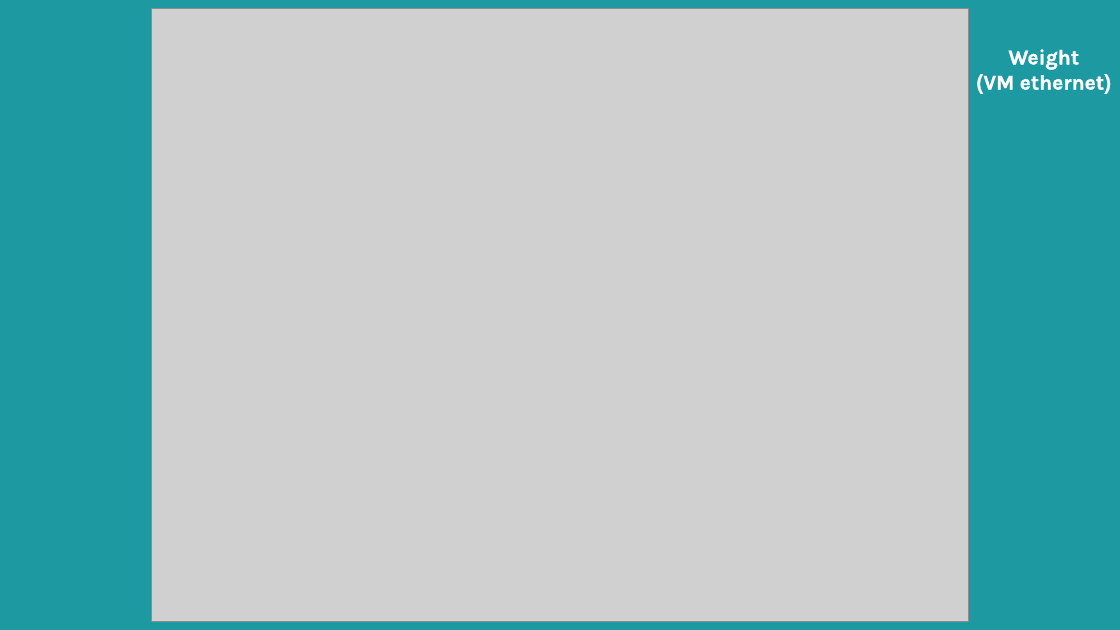
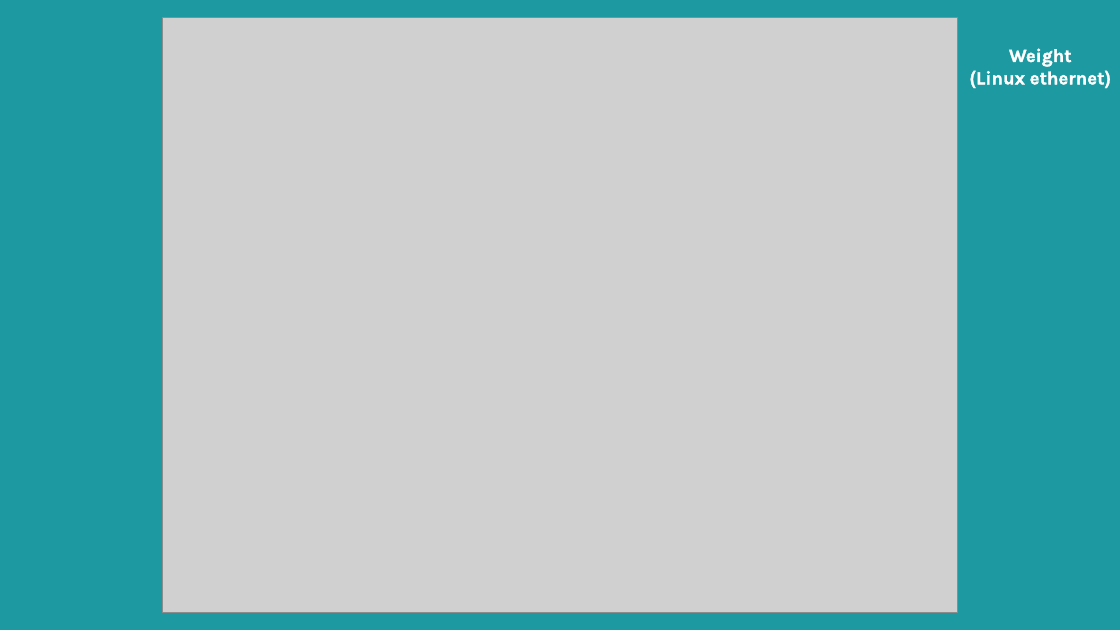
Before and after one commit to yoavhenig/Final-Project, a slide deck: slide 17 of מצגת הגנה.pptx (slide 16 before the commit). Drawn at 1120x630 pixels with LibreOffice and Linux fonts; fonts in the diff are those of the drawing; grey boxes stand for pictures. Boxes give left, top, right and bottom in pixels: in the first picture for what was removed or moved away, otherwise in the second. Text is boxed around its words. In the diff, an @@ line names an element or a change of style, - is before the commit and + after.

```diff
--- a/מצגת הגנה.pptx
+++ b/מצגת הגנה.pptx
@@ picture: place and size @@
-picture at bbox=[152, 8, 969, 621]
+picture at bbox=[163, 17, 958, 613]
@@ text at bbox=[1009, 48, 1072, 67]: size 18 to 16 pt in "Weight" @@
@@ text at bbox=[976, 71, 1105, 85]: text changed; size 18 to 16 pt @@
-(VM ethernet)
+(Linux ethernet)
```
Also in this commit, not shown: 9 other slides changed, 6 slides added, 2 slides removed.
